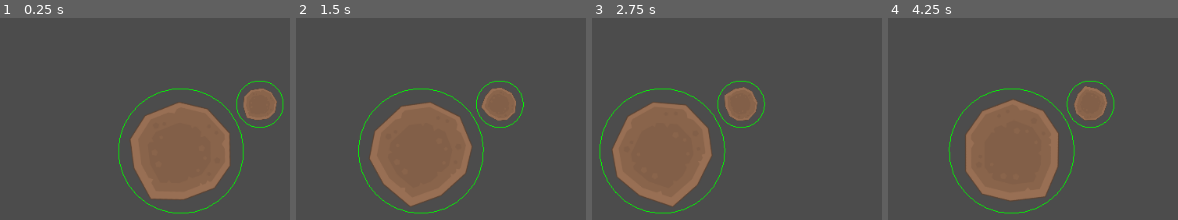
Above: before the commit, frames 1-4 (left to right).
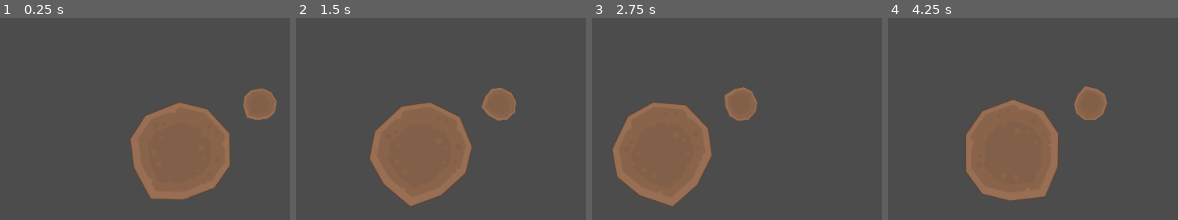
Above: after the commit, the same moments.

Repository: Bloodyaugust/kenney-jam-2022
Game: Godot game, scene res://main.tscn
Same seed, same stepped clock (60 frames per second), same inputs: the game is played once before the commit and once after it.
Inputs (mouse positions are in pixels of both pictures, inside the frame that each line leads up to):
- Up to frame 1 (0.25 s): no input
- Up to frame 2 (1.5 s): tap Enter at 0.5 s; move the mouse to (outside the picture) at 0.52 s; hold Right (ui_right) 0.53-1.25 s; click (outside the picture) at 0.67 s; drag from (316, 173) to (501, 104) at 1.27 s
- Up to frame 3 (2.75 s): move the mouse to (853, 48) at 2.02 s; hold Right (ui_right) from 2.03 s (still down); click (853, 48) at 2.17 s
- Up to frame 4 (4.25 s): release Right (ui_right) at 2.75 s; drag from (outside the picture) to (1035, 104) at 2.77 s; tap Space at 3.5 s; move the mouse to (outside the picture) at 3.52 s; hold Left (ui_left) from 3.53 s (still down); click (outside the picture) at 3.67 s

The runs differ from the first frame. In frame 1, 1.3% of the frame differs, in the area x 40-98%, y 31-98%; in frame 2, 1.2%; in frame 3, 1.3%; in frame 4, 1.3%, in the area x 20-79%, y 31-98%.

Commit message:
Add Store and Asteroid selection
- Remove accidental script created, move correct one to correct spot

Diff:
--- a/actors/Asteroid.gd
+++ b/actors/Asteroid.gd
@@ -9,18 +9,36 @@
 onready var _sprite: Sprite = $"Sprite"
 
 var _resources: float
+var _selected: bool
 var _spin_rate: float
 
 func _draw():
-  draw_arc(Vector2.ZERO, _collision_shape.shape.radius, 0, 2 * PI, 32, Color.green)
+  if _selected:
+    draw_arc(Vector2.ZERO, _collision_shape.shape.radius, 0, 2 * PI, 32, Color.green)
+
+func _on_asteroid_selected(asteroid):
+  if asteroid == self:
+    _selected = true
+  else:
+    _selected = false
+
+  update()
 
 func _process(delta):
   rotate(_spin_rate * delta)
-  update()
+
+  if _selected:
+    update()
 
 func _ready():
+  Store.connect("asteroid_selected", self, "_on_asteroid_selected")
+
   data = data_resource as AsteroidData
 
   _collision_shape.shape.radius = (data.size * 25) + 5
   _spin_rate = rand_range(-1, 1)
   _sprite.scale = _sprite.scale * data.size
+
+func _on_Area2D_input_event(viewport, event: InputEvent, shape_idx):
+  if event is InputEventMouseButton and event.is_pressed():
+    Store.emit_signal("asteroid_selected", self)
--- a/actors/Asteroid.tscn
+++ b/actors/Asteroid.tscn
@@ -18,3 +18,5 @@
 
 [node name="CollisionShape2D" type="CollisionShape2D" parent="Area2D"]
 shape = SubResource( 1 )
+
+[connection signal="input_event" from="Area2D" to="." method="_on_Area2D_input_event"]
--- a/data/asteroid.gd
+++ b/data/asteroid.gd
@@ -1,16 +1,8 @@
 extends Resource
+class_name AsteroidData
 
-
-# Declare member variables here. Examples:
-# var a = 2
-# var b = "text"
-
-
-# Called when the node enters the scene tree for the first time.
-func _ready():
-  pass # Replace with function body.
-
-
-# Called every frame. 'delta' is the elapsed time since the previous frame.
-#func _process(delta):
-#  pass
+export var nitrogen: float
+export var potassium: float
+export var phosphates: float
+export var size: float
+export var water: float
--- a/data/asteroids/small_ice.tres
+++ b/data/asteroids/small_ice.tres
@@ -1,6 +1,6 @@
 [gd_resource type="Resource" load_steps=2 format=2]
 
-[ext_resource path="res://scripts/asteroid.gd" type="Script" id=1]
+[ext_resource path="res://data/asteroid.gd" type="Script" id=1]
 
 [resource]
 script = ExtResource( 1 )
--- a/data/asteroids/starter.tres
+++ b/data/asteroids/starter.tres
@@ -1,6 +1,6 @@
 [gd_resource type="Resource" load_steps=2 format=2]
 
-[ext_resource path="res://scripts/asteroid.gd" type="Script" id=1]
+[ext_resource path="res://data/asteroid.gd" type="Script" id=1]
 
 [resource]
 script = ExtResource( 1 )
--- a/project.godot
+++ b/project.godot
@@ -12,7 +12,7 @@
 "base": "Resource",
 "class": "AsteroidData",
 "language": "GDScript",
-"path": "res://scripts/asteroid.gd"
+"path": "res://data/asteroid.gd"
 } ]
 _global_script_class_icons={
 "AsteroidData": ""
@@ -27,6 +27,7 @@
 [autoload]
 
 GDUtil="*res://lib/GDUtil.gd"
+Store="*res://scripts/Store.gd"
 
 [gui]
 
--- /dev/null
+++ b/scripts/Store.gd
@@ -0,0 +1,15 @@
+extends Node2D
+
+signal asteroid_selected(asteroid)
+
+var selected_asteroid
+
+func _on_asteroid_selected(asteroid):
+  selected_asteroid = asteroid
+
+func _ready():
+  connect("asteroid_selected", self, "_on_asteroid_selected")
+
+func _unhandled_input(event):
+  if event is InputEventMouseButton and event.is_pressed():
+    emit_signal("asteroid_selected", null)
--- a/scripts/asteroid.gd
+++ /dev/null
@@ -1,8 +0,0 @@
-extends Resource
-class_name AsteroidData
-
-export var nitrogen: float
-export var potassium: float
-export var phosphates: float
-export var size: float
-export var water: float
